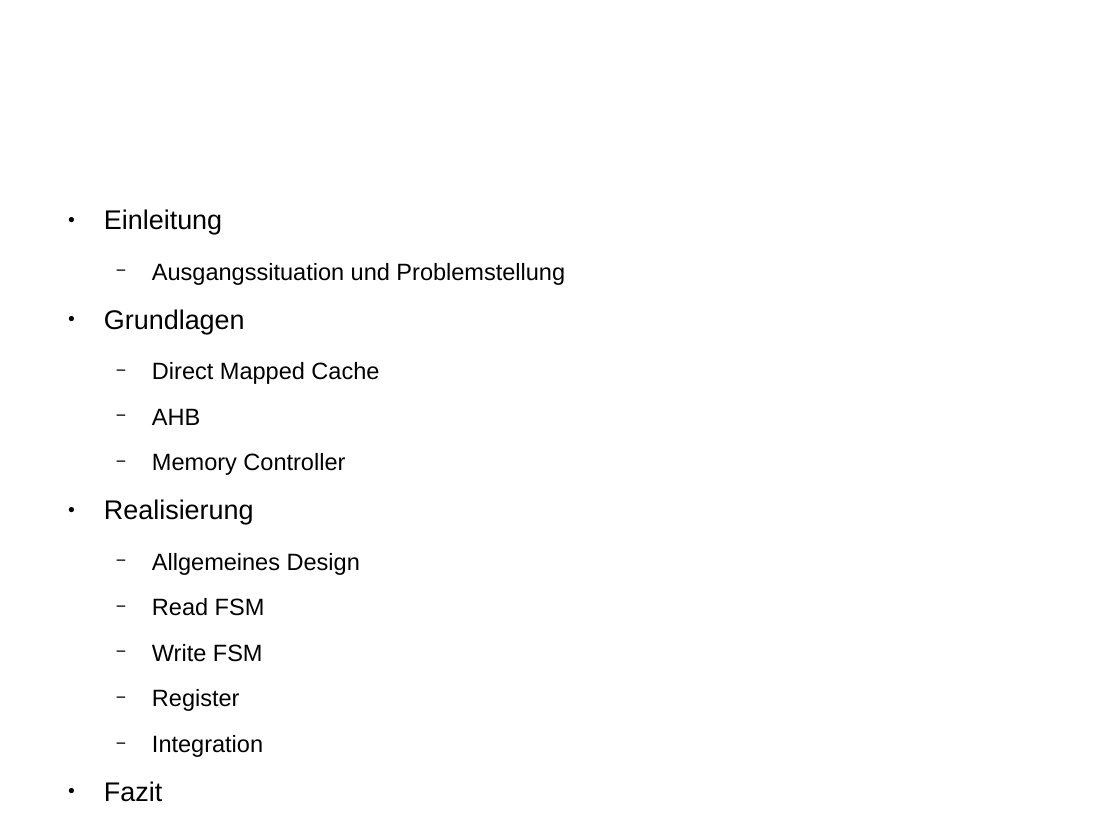
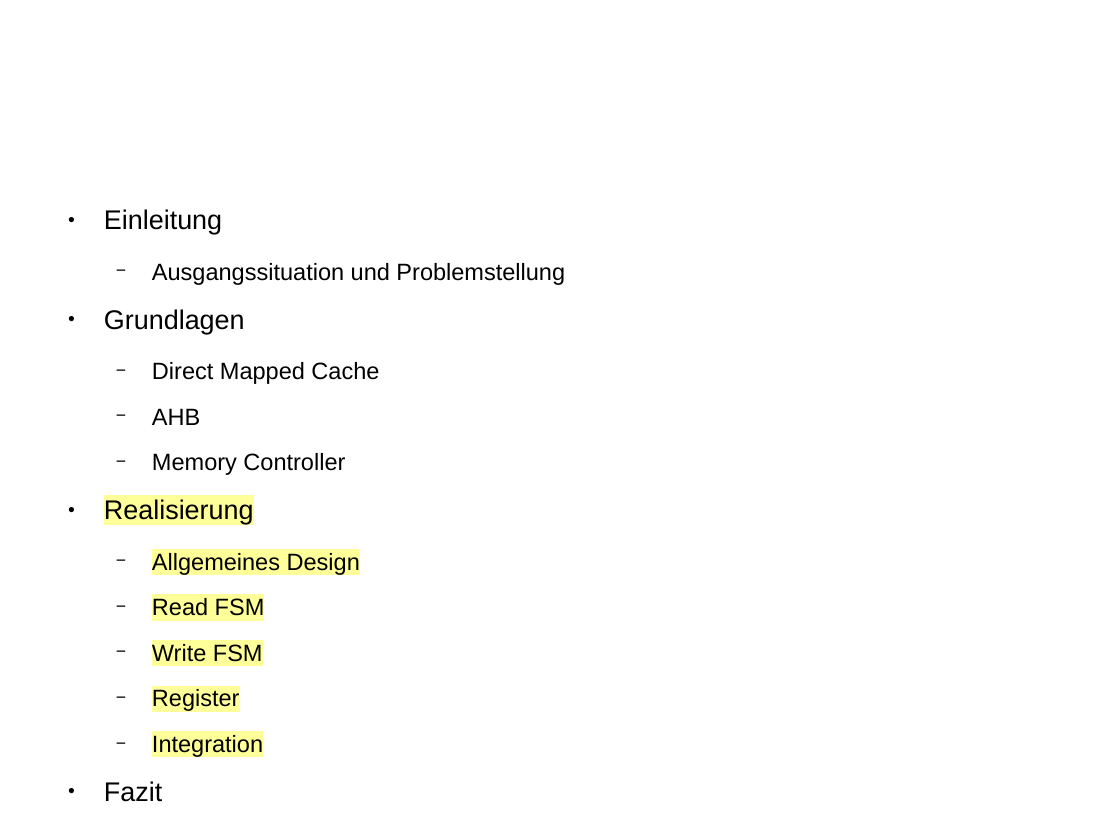
Before and after one commit to mox-mox/res, a slide deck: slide 10 of project/res-presentation.odp. Drawn at 1120x840 pixels with LibreOffice and Linux fonts; fonts in the diff are those of the drawing; background and template pictures are left out. Boxes give left, top, right and bottom in pixels: in the first picture for what was removed or moved away, otherwise in the second. Text is boxed around its words. In the diff, an @@ line names an element or a change of style, - is before the commit and + after.

```diff
--- a/project/res-presentation.odp
+++ b/project/res-presentation.odp
@@ text at box(104, 499, 360, 757): highlight none to #FFFF99 in "Realisierung", "Allgemeines Design", "Read FSM", "Write FSM" and 2 more places @@
```
Also in this commit, not shown: 8 other slides changed, 1 other file.
